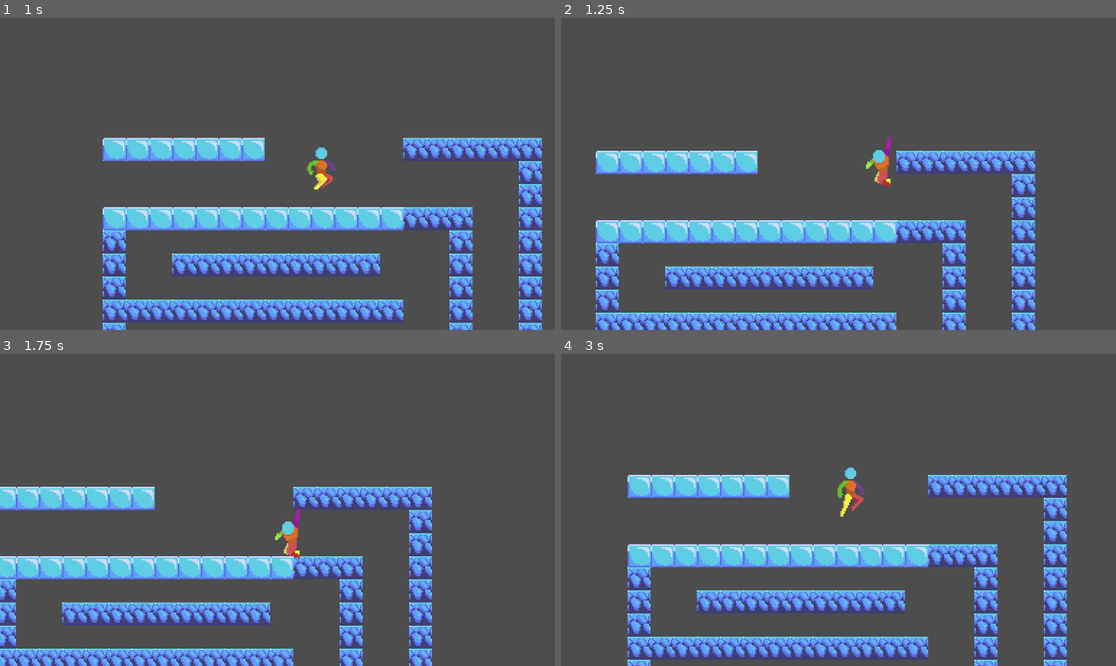
Above: before the commit, frames 1-4 (two rows, left to right).
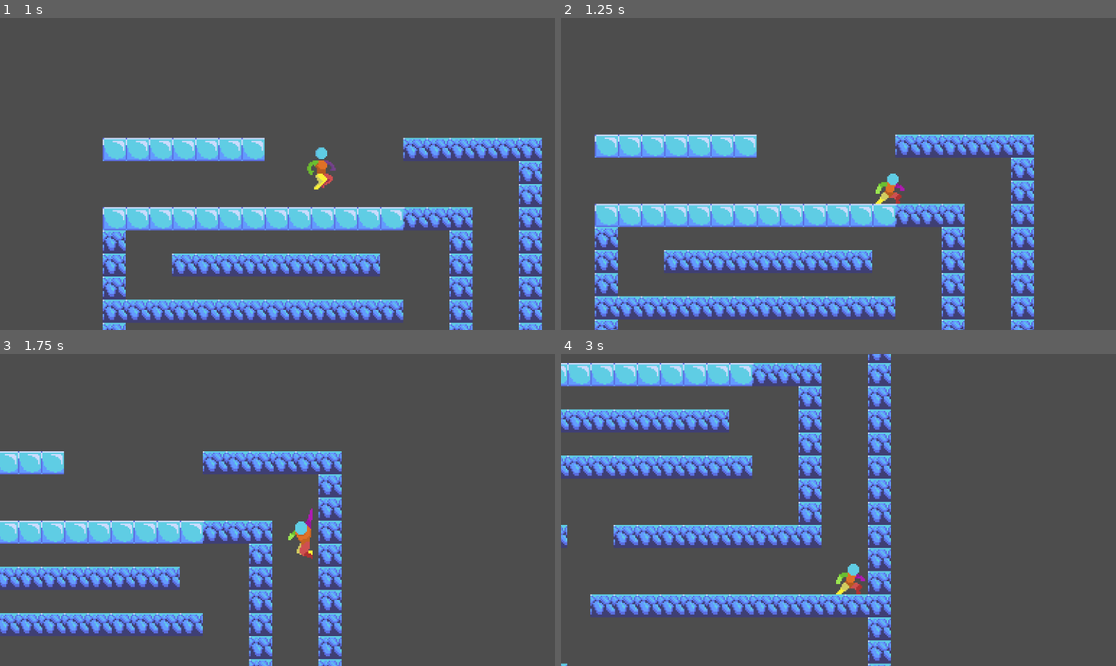
Above: after the commit, the same moments.

Repository: JakeCreatesStuff/Project-Fishtick
Game: Godot game, scene res://levels/test_level.tscn
The game is run twice, just before and just after one commit, with the same random seed, the same clock (stepped at 60 frames per second) and the same inputs.
Inputs:
- Up to frame 1 (1 s): hold D (right) from 0.53 s (still down); tap Space (jump) at 0.6, 0.77 s
- Up to frame 2 (1.25 s): keep holding D (right); tap Space (jump) at 1.07 s
- Up to frame 3 (1.75 s): keep holding D (right); tap Space (jump) at 1.35, 1.52 s
- Up to frame 4 (3 s): tap Space (jump) at 1.82, 2.1, 2.85 s; release D (right) at 2.03 s; hold A (left) 2.03-2.78 s; hold D (right) from 2.78 s (still down)

Frame 1 is identical in both runs. In frame 2, 30% of the frame differs, in the area x 6-86%, y 37-100%; in frame 3, 30%; in frame 4, 37%, in the area x 0-92%, y 0-100%.

Commit message:
Test commit
Added movement changes from Jake and test message

Diff:
--- a/Test movement/characters/player.tscn
+++ b/Test movement/characters/player.tscn
@@ -11,7 +11,9 @@
 [ext_resource type="Shape2D" uid="uid://juxewl7jags0" path="res://cshapes/plater_stand_cshape.tres" id="9_720mu"]
 
 [sub_resource type="GDScript" id="GDScript_2coau"]
-script/source = "extends CharacterBody2D
+script/source = "#TEST TEST, CAN YOU READ ME?
+
+extends CharacterBody2D
 signal crouch_signal()
 
 @export var SPEED : float = 200.0
@@ -75,11 +77,10 @@
 			#normal jump
 			jump()
 		elif not HAS_DOUBLE_JUMPED:
-			if is_on_wall():
+			if is_on_wall_only():
 				wall_jump()
-				print(\"pog\")
-			else:
-				double_jump()
+			#else:
+				#double_jump()
 
 	# Get the input direction and handle the movement/deceleration.
 	# As good practice, you should replace UI actions with custom gameplay actions.
@@ -95,11 +96,6 @@
 			velocity.x = SPEED * -crouch_velocity
 		else:
 			velocity.x = move_toward(velocity.x, 0, SPEED)
-	else:
-		if wall_raycast_left.is_colliding():
-			velocity.x = 100
-		if wall_raycast_right.is_colliding():
-			velocity.x = -100
 
 	wall_slide(delta)
 	move_and_slide()
@@ -140,6 +136,10 @@
 
 func wall_jump():
 	velocity.y = JUMP_VELOCITY
+	if is_wall_sliding && wall_raycast_left.is_colliding():
+		velocity.x = WALL_JUMP_PUSHBACK
+	elif is_wall_sliding && wall_raycast_right.is_colliding():
+		velocity.x = -WALL_JUMP_PUSHBACK
 	#if direction.x < 0:
 		#velocity.x = WALL_JUMP_PUSHBACK
 		#print(\"wall jump left\")
@@ -152,9 +152,9 @@
 
 func wall_slide(delta):
 	if is_on_wall_only():
-		#print(\"wall slide\")
 		if direction.x > 0 or direction.x < 0:
 			is_wall_sliding = true
+			print(\"wall slide\")
 			animated_sprite.play(\"wall slide\")
 			animation_locked = true
 		else:
@@ -629,9 +629,9 @@
 target_position = Vector2(0, -16)
 
 [node name="WallCheck_Right" type="RayCast2D" parent="."]
-target_position = Vector2(11, 0)
+target_position = Vector2(16, 0)
 
 [node name="WallCheck_Left" type="RayCast2D" parent="."]
-target_position = Vector2(-11, 0)
+target_position = Vector2(-16, 0)
 
 [connection signal="animation_finished" from="AnimatedSprite2D" to="." method="_on_animated_sprite_2d_animation_finished"]
--- a/Test movement/levels/test_level.tscn
+++ b/Test movement/levels/test_level.tscn
@@ -977,7 +977,7 @@
 tile_set = SubResource("TileSet_avuhy")
 format = 2
 layer_0/name = "Ground"
-layer_0/tile_data = PackedInt32Array(1245182, 0, 0, 1245183, …(12186 unchanged characters)… 655339, 0, 2, 589803, 0, 2, 589799, 0, 2)
+layer_0/tile_data = PackedInt32Array(1245182, 0, 0, 1245183, …(12186 unchanged characters)… 655339, 0, 2, 589803, 0, 2, 589799, 0, 2, 1638376, 65537, 2, 1572840, 65537, 2, 1507304, 65537, 2, 1441768, 65537, 2, 1376232, 65537, 2, 1310696, 65537, 2, 1245160, 65537, 2, 1245161, 65537, 2, 1310697, 65537, 2, 1310698, 65537, 2, 1376234, 65537, 2, 1441770, 65537, 2, 1507306, 65537, 2, 1572842, 65537, 2, 1638378, 65537, 2, 1638377, 65537, 2, 1572841, 65537, 2, 1507305, 65537, 2, 1441769, 65537, 2, 1376233, 65537, 2, 1245162, 65537, 2)
 
 [node name="player" parent="." instance=ExtResource("3_emhbo")]
 position = Vector2(0, 272)
